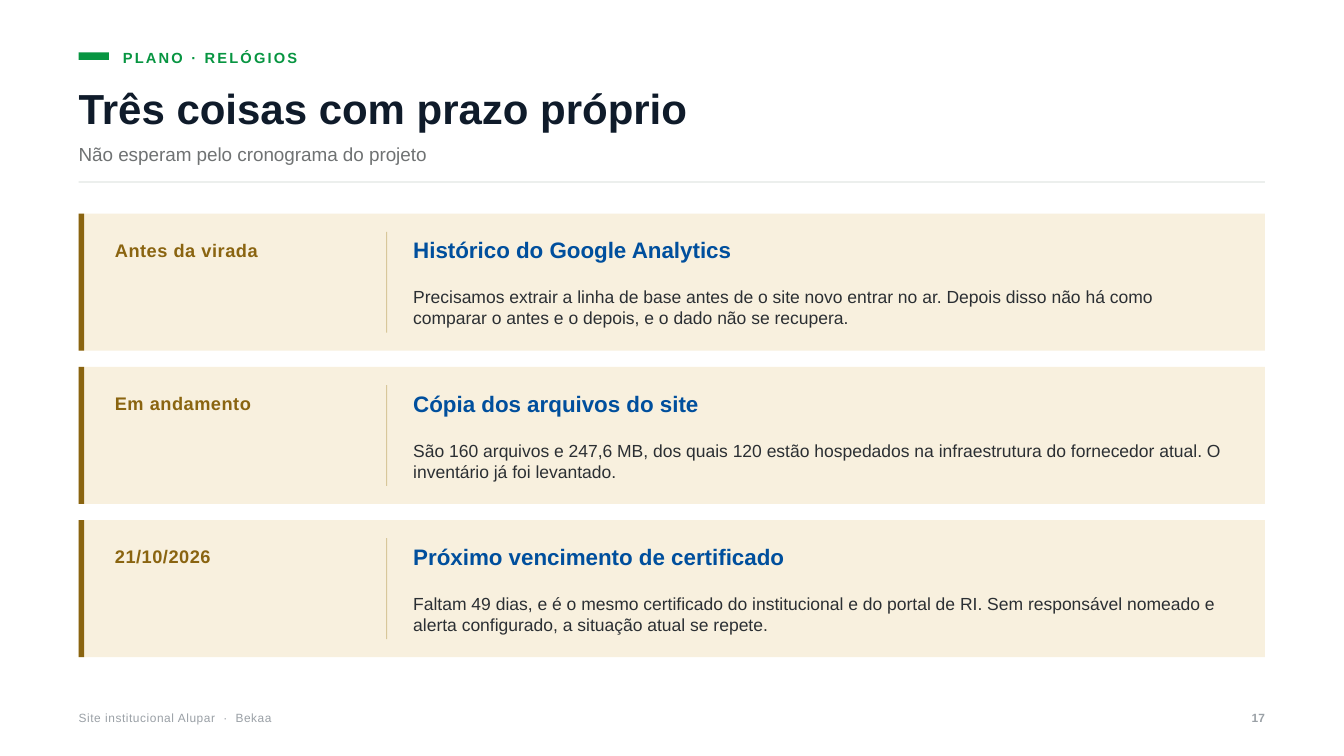
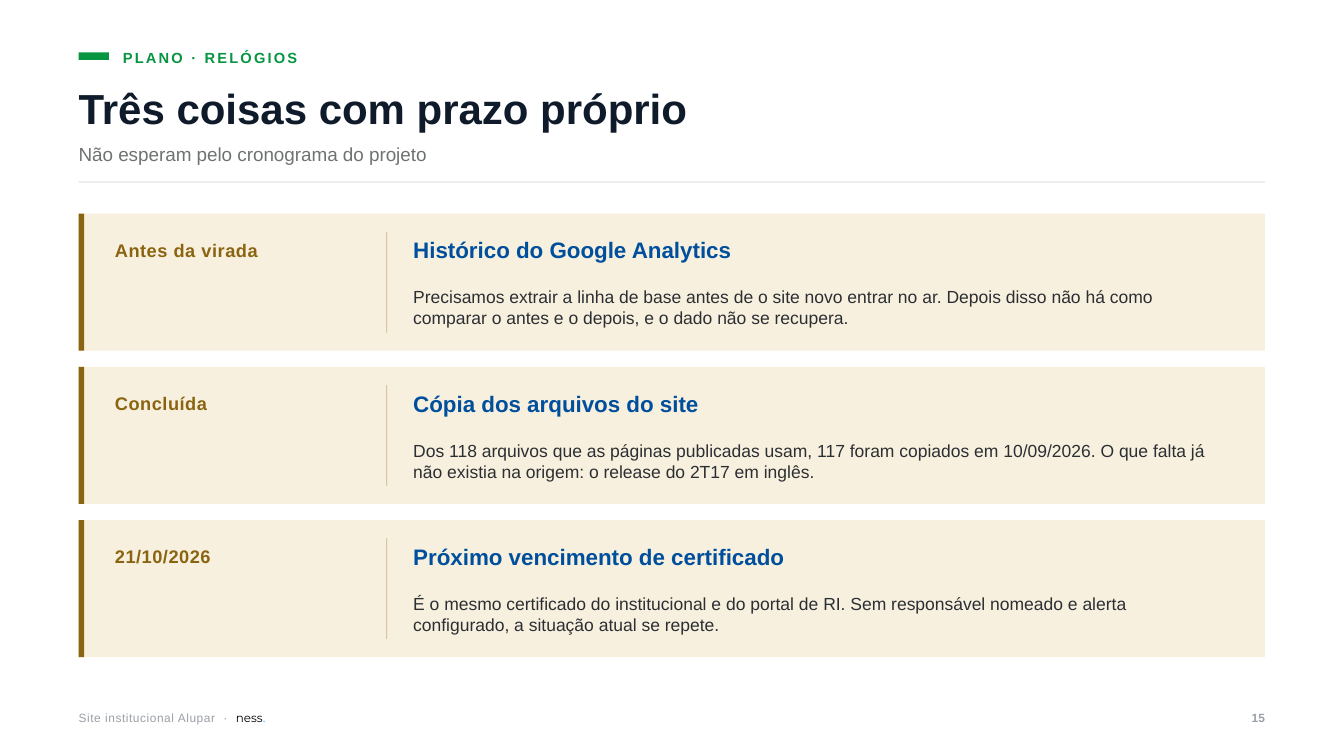
Before and after one commit to nessenergy/sitealupar, a slide deck: slide 16 of apresentacao/apresentacao-alupar.pptx (slide 18 before the commit). Drawn at 1344x756 pixels with LibreOffice and Linux fonts; fonts in the diff are those of the drawing. Boxes give left, top, right and bottom in pixels: in the first picture for what was removed or moved away, otherwise in the second. Text is boxed around its words. In the diff, an @@ line names an element or a change of style, - is before the commit and + after.

Commit message:
docs: proposta em mensalidade, só o institucional, em nome da ness.
A Alupar não tem verba de projeto e já paga R$ 1.500/mês à MZ só pelo
institucional. A proposta passa a ser essa mesma mensalidade, sem
entrada, por 48 meses, com a implantação amortizada dentro dela (D15).

- Apresentação: saem o slide de equipe, os nomes nas responsabilidades e
  as horas por frente; a parte de proposta vira resumo, cobertura,
  comparação com hoje e condições. A autoria passa a ser só da ness.
- rs, pdi e ma ficam fora: seguem hospedados pela ness. e entram depois
  por acréscimo na mensalidade.
- Dossiê, decisões e pendências atualizados: o valor da MZ sai da lista
  de pendências e entra o aviso prévio do contrato.

```diff
--- a/apresentacao/apresentacao-alupar.pptx
+++ b/apresentacao/apresentacao-alupar.pptx
@@ text at box(115, 396, 207, 410): text changed @@
-Em andamento
+Concluída
@@ text at box(413, 444, 1205, 482): text changed @@
-São 160 arquivos e 247,6 MB, dos quais 120 estão hospedados na infraestrutura do fornecedor atual. O inventário já foi levantado.
+Dos 118 arquivos que as páginas publicadas usam, 117 foram copiados em 10/09/2026. O que falta já não existia na origem: o release do 2T17 em inglês.
@@ text at box(413, 597, 1127, 635): text changed @@
-Faltam 49 dias, e é o mesmo certificado do institucional e do portal de RI. Sem responsável nomeado e alerta configurado, a situação atual se repete.
+É o mesmo certificado do institucional e do portal de RI. Sem responsável nomeado e alerta configurado, a situação atual se repete.
@@ text at box(79, 713, 265, 724): text changed @@
-Site institucional Alupar · Bekaa
+Site institucional Alupar · ness.
@@ text at box(1252, 714, 1265, 722): text changed @@
-17
+15
```
Also in this commit, not shown: 20 other slides changed, 1 slide added, 5 slides removed, 9 other files.
